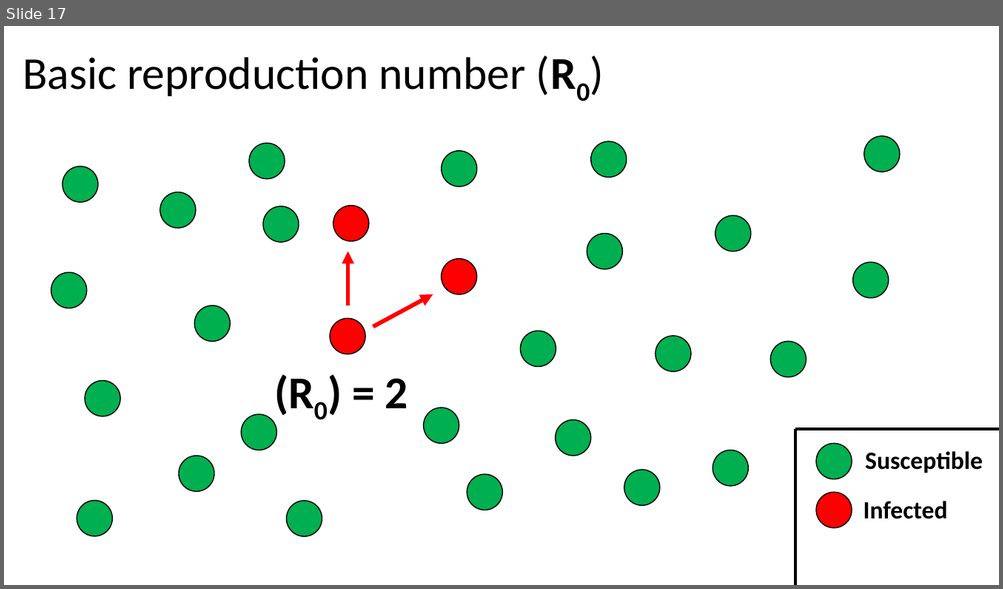
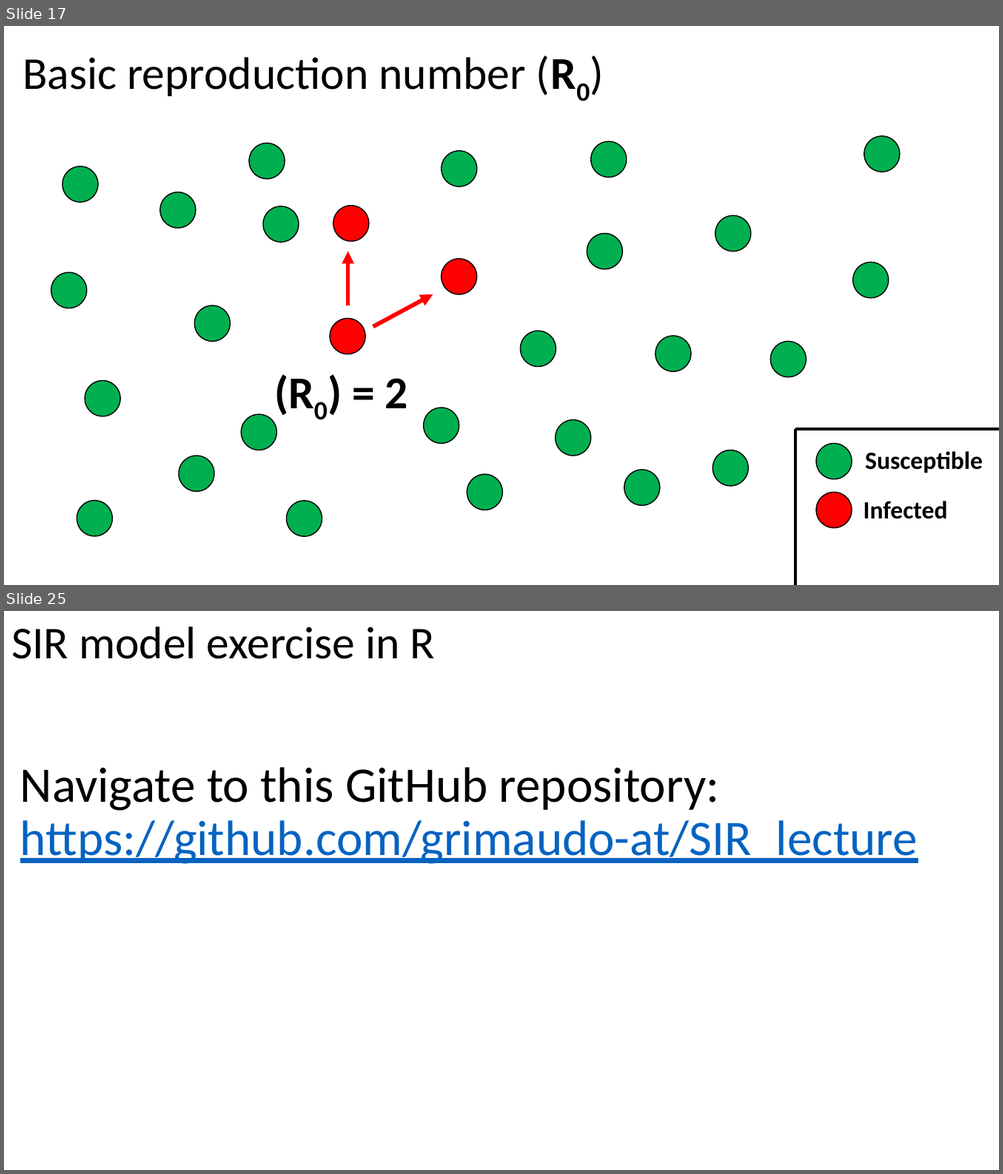
Before and after one commit to grimaudo-at/SIR_lecture, a slide deck: SIR_lecture.pptx. Shown one above the other, each under a label of ours: slide 17 before the commit, slides 17 and 25 after it; the slides between them are not shown. The pictures are 1003x589 and 1003x1174 pixels, drawn with LibreOffice and Linux fonts; fonts in the diff are those of the drawing. Boxes give left, top, right and bottom in pixels: in the first picture for what was removed or moved away, otherwise in the second. Text is boxed around its words. In the diff, an @@ line names an element or a change of style, - is before the commit and + after.

Commit message:
added exercise script

```diff
--- a/SIR_lecture.pptx
+++ b/SIR_lecture.pptx
@@ slide 25 added at (4,611,999,1170), background #FFFFFF @@
@@ title added at (11,627,435,659), 44 pt, text #000000 @@
+SIR model exercise in R
@@ text added at (20,767,917,864), 48 pt, text #0563C1, underline @@
+Navigate to this GitHub repository: https://github.com/grimaudo-at/SIR_lecture
```
Also in this commit, not shown: 1 slide changed, 6 other slides added, 3 slides removed, 3 other files.
